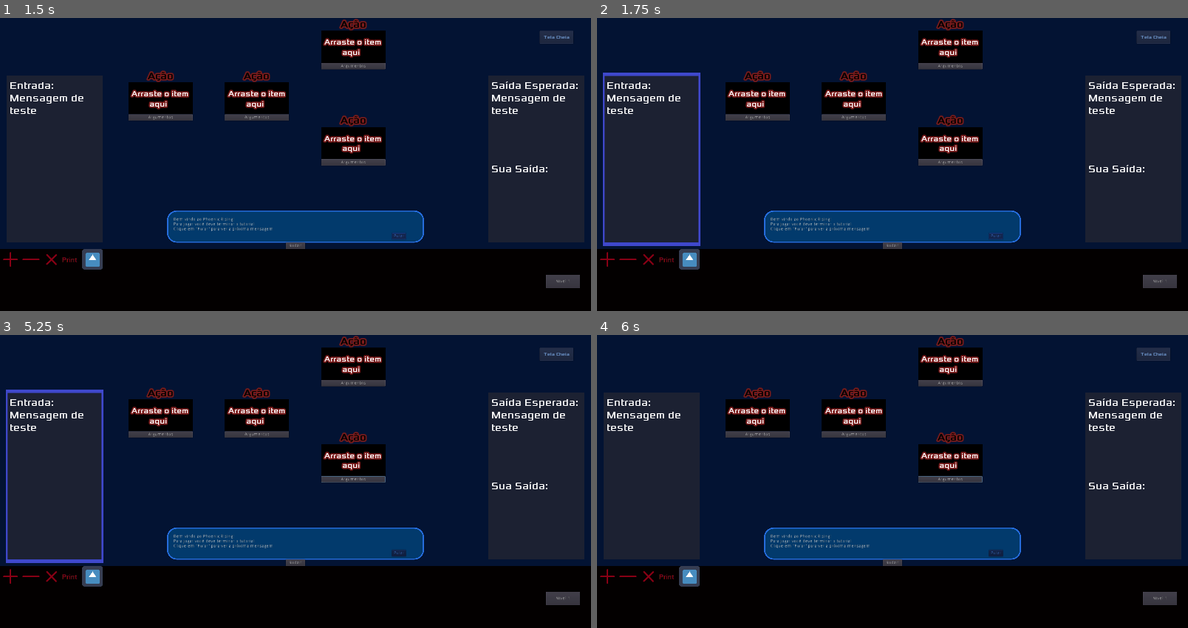
Above: before the commit, frames 1-4 (two rows, left to right).
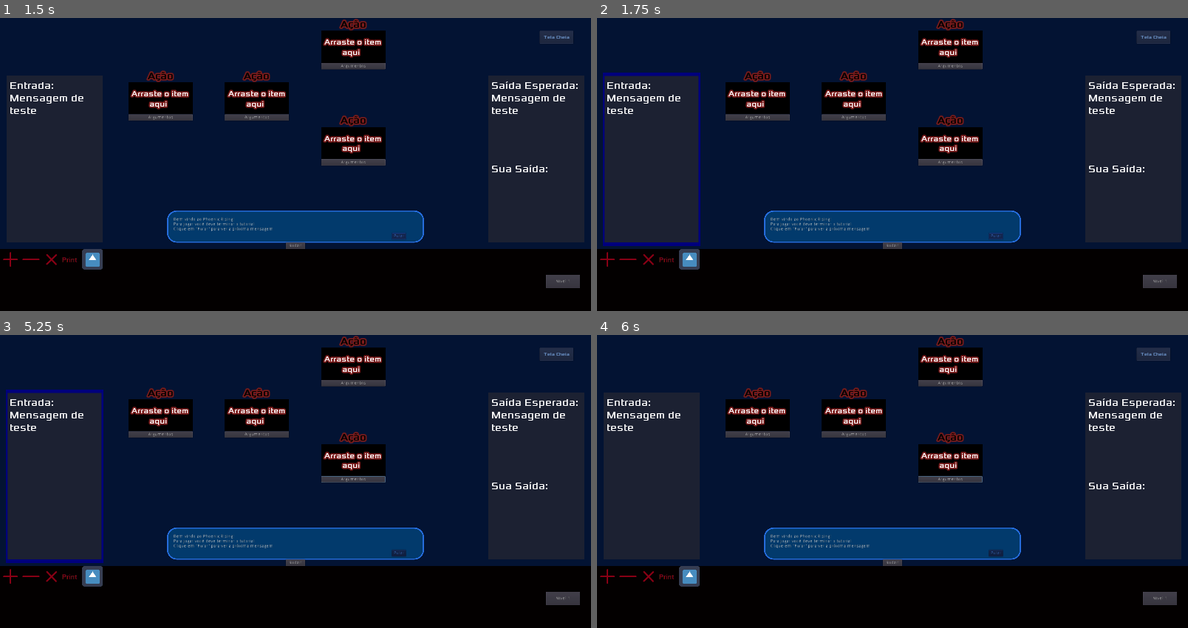
Above: after the commit, the same moments.

Repository: MateusdosAnjos/MAC0499
Game: Godot game, scene res://TelaInicial/TitleScreen.tscn
The game is run twice, just before and just after one commit, with the same random seed, the same clock (stepped at 60 frames per second) and the same inputs.
Inputs (mouse positions are in pixels of both pictures, inside the frame that each line leads up to):
- Up to frame 1 (1.5 s): click "Novo Jogo" at 0.5 s; click "Pular" at 1.25 s
- Up to frame 2 (1.75 s): no input
- Up to frame 3 (5.25 s): move the mouse to (425, 466) at 2.02 s; hold Right (ui_right) 2.03-2.78 s; click (425, 466) at 2.1 s; move the mouse to (177, 496) at 2.77 s; hold Down (ui_down) 2.78-3.53 s; click (177, 496) at 2.85 s; move the mouse to (354, 417) at 3.52 s; hold Right (ui_right) 3.53-4.28 s; click (354, 417) at 3.6 s; move the mouse to (265, 543) at 4.27 s; hold Up (ui_up) 4.28-5.03 s; click (265, 543) at 4.35 s; move the mouse to (472, 525) at 5.02 s; hold Left (ui_left) from 5.03 s (still down); click (472, 525) at 5.1 s
- Up to frame 4 (6 s): keep holding Left (ui_left); move the mouse to (715, 437) at 5.77 s; click (715, 437) at 5.85 s

Frame 1 is identical in both runs. In frame 2, 0.8% of the frame differs, in the area x 1-18%, y 18-78%; in frame 3, 0.8%; in frame 4, nothing differs.

Commit message:
Melhoradas as mensagens do tutorial

Diff:
--- a/Phoenix Rising/Tutorial/DialogBox.gd
+++ b/Phoenix Rising/Tutorial/DialogBox.gd
@@ -4,12 +4,14 @@
 # Variables
 var dialog = [
     'Bem vindo ao Phoenix Rising!\nPara jogar você deve terminar o tutorial.\nClique em "Pular" para ver a próxima mensagem.',
-    'A partir do valor de [color=green][b] ENTRADA [/b][/color] você deve obter o valor de SAÍDA que seja IGUAL ao valor descrito em SAÍDA ESPERADA',
-    'Note que ENTRADA está marcada com o retângulo AZUL\nSAIDA ESPERADA está marcada com o retângulo VERMELHO\nSAIDA está marcada com o retângulo VERDE.'
+    'A partir do valor de [color=#00007f][b] ENTRADA [/b][/color] você deve obter o valor de [color=green][b] SAÍDA ESPERADA[/b][/color].\nVocê pode visualizar sua saída em [color=red][b] SAÍDA [/b][/color]',
+    '[color=#00007f][b] ENTRADA [/b][/color] está marcada com o retângulo [color=#00007f][b] AZUL[/b][/color].',
+    '[color=green][b] SAÍDA ESPERADA [/b][/color] está marcada com o retângulo [color=green][b] VERDE[/b][/color].',
+    '[color=red][b] SAÍDA [/b][/color] está marcada com o retângulo [color=red][b] VERMELHO[/b][/color].',
     ]
 var visual_dialog_nodes = ["InputFrame", "ExpectedOutputFrame", "PlayerOutputFrame"]
 var page = 0
-var max_pages = 2
+var max_pages = 4
 
 onready var SkipButton = get_node("Skip")
 onready var TextBox = get_node("TextBox")
@@ -42,7 +44,7 @@
 func _on_Skip_pressed():
     show_visual()
     if SkipButton.text == "Esconder":
-        hide()
+        TextBox.hide()
         get_tree().paused = false
     else:
         if TextBox.get_visible_characters() > TextBox.get_total_character_count():
@@ -54,4 +56,5 @@
             TextBox.set_visible_characters(TextBox.get_total_character_count())
 
 func show_visual():
-    get_node(visual_dialog_nodes[page]).show()
+    if page < 3:
+        get_node(visual_dialog_nodes[page]).show()
Binary file changed: Phoenix Rising/Acessorios/art/blue_frame.png
